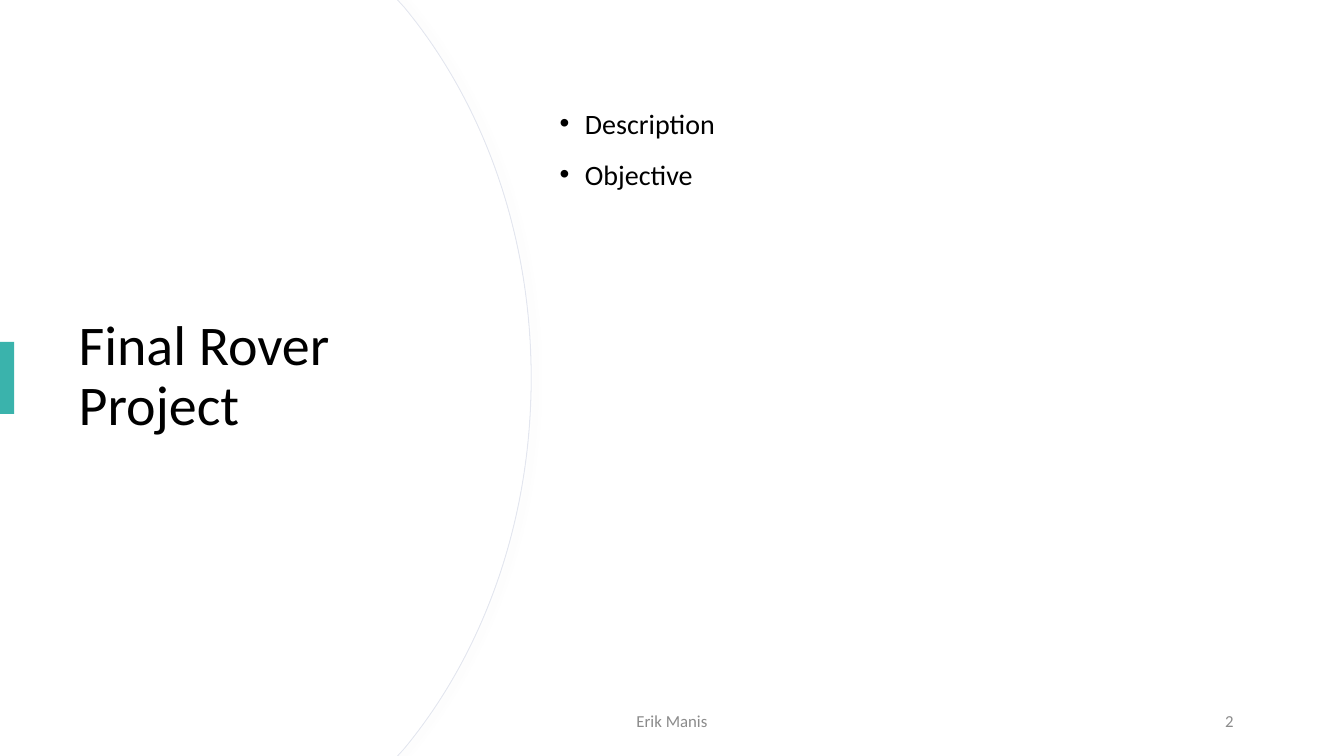
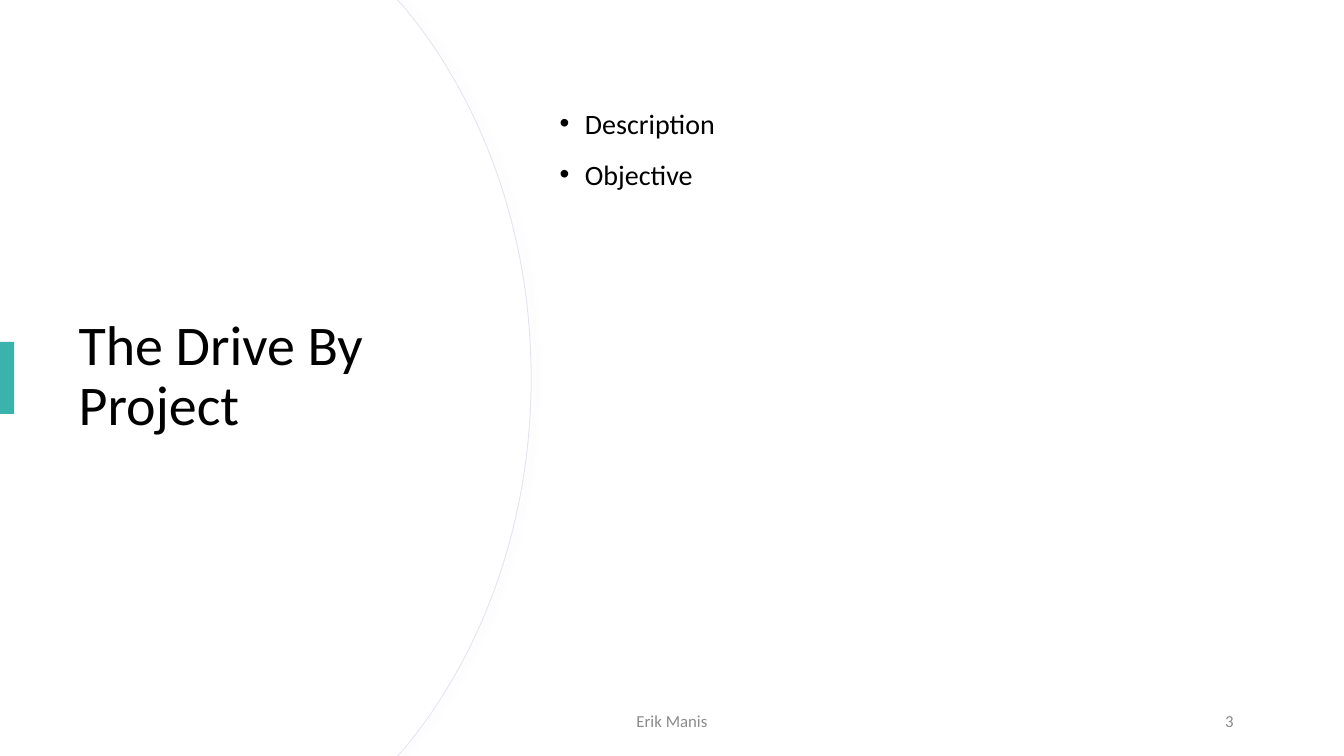
Before and after one commit to dirkt68/pl1-robotics, a slide deck: slide 3 of Presentations/Feb_17th_Presentation.pptx (slide 2 before the commit). Drawn at 1344x756 pixels with LibreOffice and Linux fonts; fonts in the diff are those of the drawing. Boxes give left, top, right and bottom in pixels: in the first picture for what was removed or moved away, otherwise in the second. Text is boxed around its words. In the diff, an @@ line names an element or a change of style, - is before the commit and + after.

Commit message:
Added a slide.

```diff
--- a/Presentations/Feb_17th_Presentation.pptx
+++ b/Presentations/Feb_17th_Presentation.pptx
@@ title at [79,326,363,435]: text changed @@
-Final Rover Project
+The Drive By Project
@@ page number at [1225,716,1233,727]: text changed @@
-2
+3
```
Also in this commit, not shown: 1 slide added, 1 other file.
